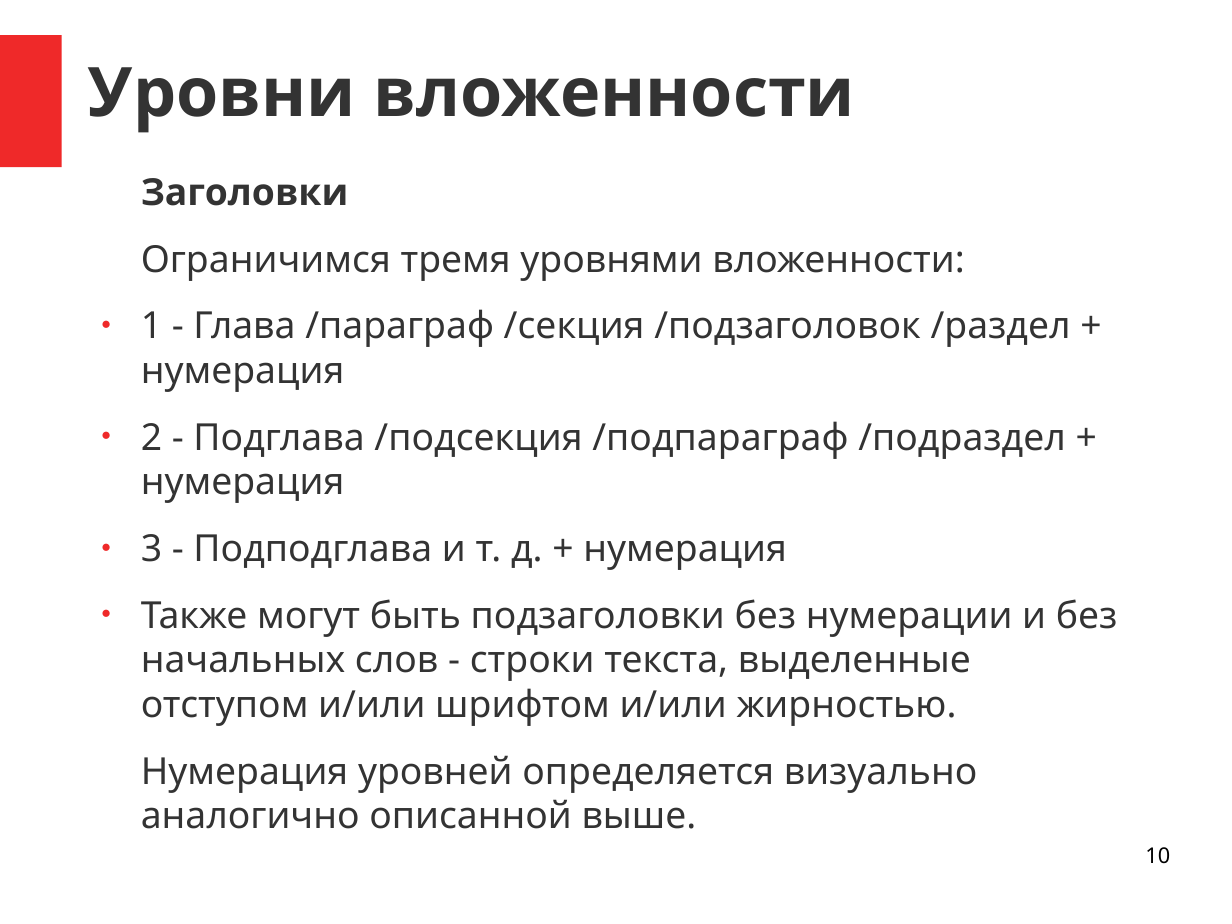
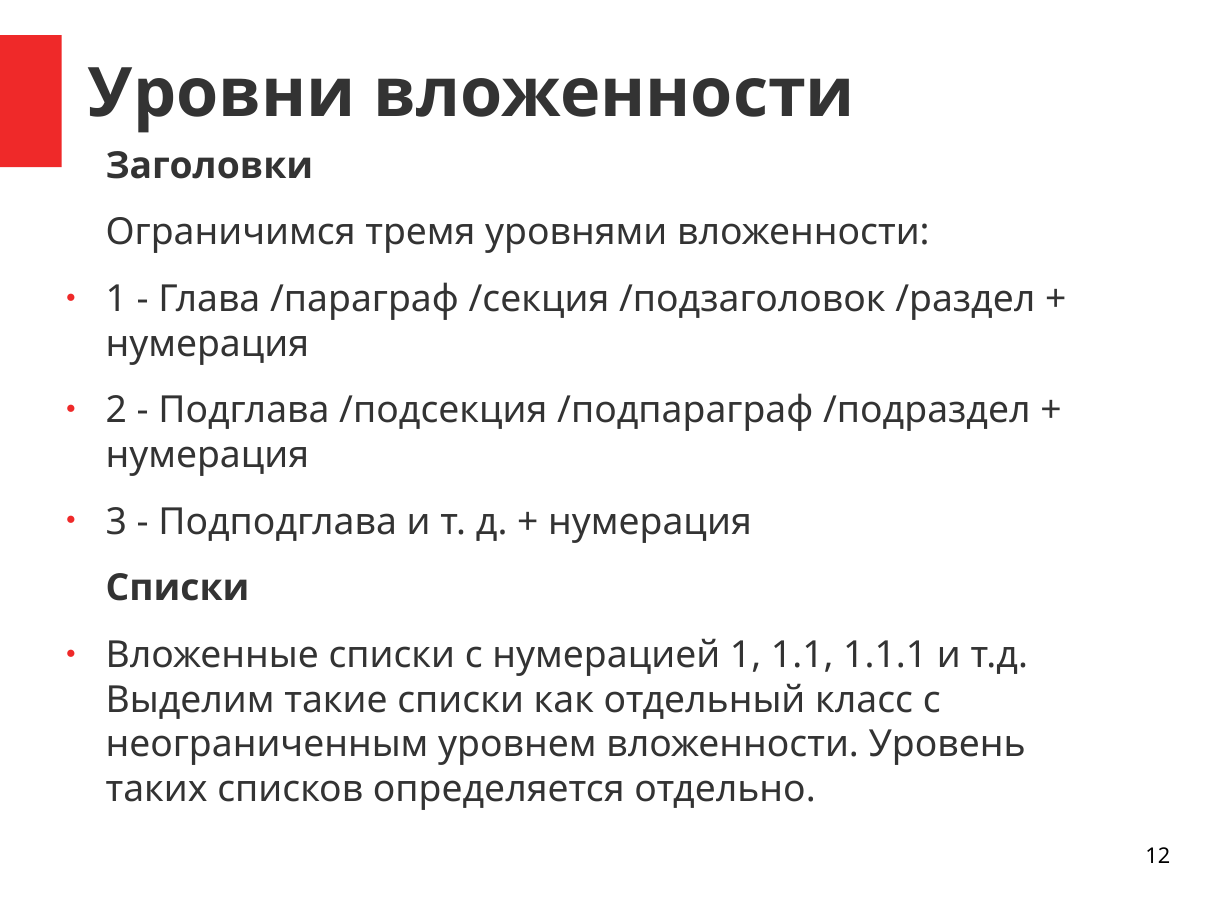
Before and after one commit to NastyBoget/document_structure_extraction, a slide deck: slide 12 of статьи/защита.odp (slide 10 before the commit). Drawn at 1232x924 pixels with LibreOffice and Linux fonts; fonts in the diff are those of the drawing. Boxes give left, top, right and bottom in pixels: in the first picture for what was removed or moved away, otherwise in the second. Text is boxed around its words. In the diff, an @@ line names an element or a change of style, - is before the commit and + after.

```diff
--- a/статьи/защита.odp
+++ b/статьи/защита.odp
@@ text "Заголовки" moved from (x1=141, y1=178, x2=1118, y2=829) to (x1=106, y1=151, x2=1035, y2=810) @@
@@ text at (x1=106, y1=573, x2=1028, y2=810): text changed @@
-● Также могут быть подзаголовки без нумерации и без начальных слов - строки текста, выделенные отступом и/или шрифтом и/или жирностью.
-Нумерация уровней определяется визуально аналогично описанной выше.
+Списки
+● Вложенные списки с нумерацией 1, 1.1, 1.1.1 и т.д. Выделим такие списки как отдельный класс с неограниченным уровнем вложенности. Уровень таких списков определяется отдельно.
@@ page number at (x1=1145, y1=847, x2=1170, y2=863): text changed @@
-10
+12
```
Also in this commit, not shown: 8 other slides changed, 2 slides added, 4 slides removed, 5 other files.
